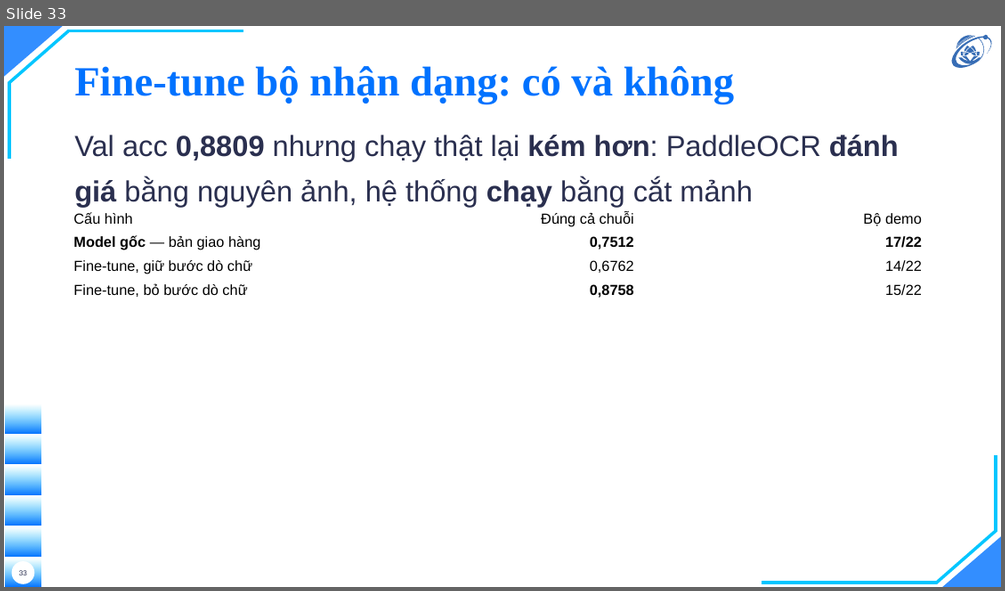
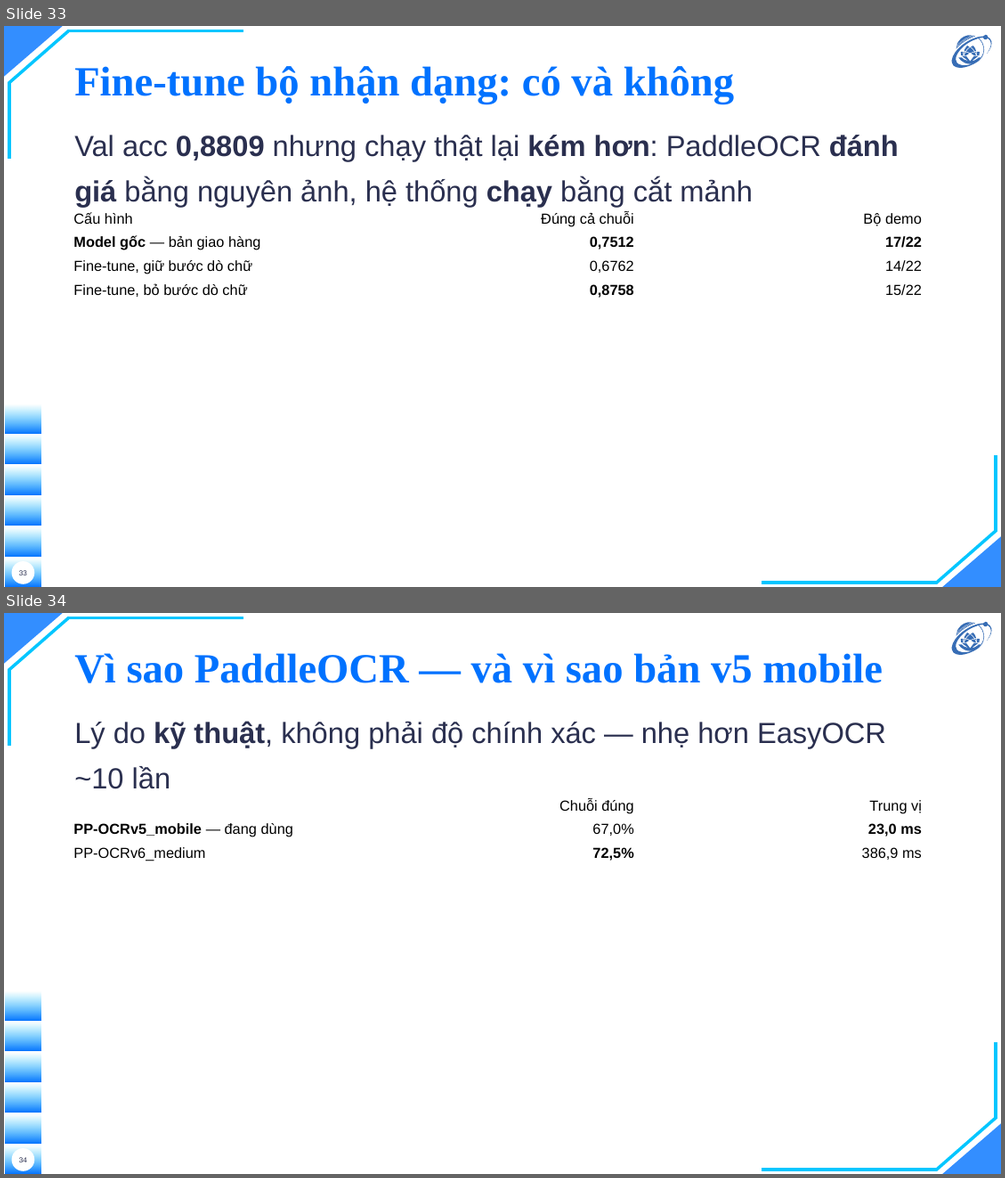
Before and after one commit to hieunguyen2604/alpr-do-an-mon-hoc, a slide deck: docs/slides/slides.pptx. Shown one above the other, each under a label of ours: slide 33 before the commit, slides 33 and 34 after it. The pictures are 1005x591 and 1005x1178 pixels, drawn with LibreOffice and Linux fonts; fonts in the diff are those of the drawing; background and template pictures are left out. Boxes give left, top, right and bottom in pixels: in the first picture for what was removed or moved away, otherwise in the second. Text is boxed around its words. In the diff, an @@ line names an element or a change of style, - is before the commit and + after.

```diff
--- a/docs/slides/slides.pptx
+++ b/docs/slides/slides.pptx
@@ slide 34 added at (x1=4, y1=613, x2=1001, y2=1174), background picture (left out); not listed: 16 template elements that a slide beside it also shows @@
@@ title added at (x1=74, y1=653, x2=882, y2=683), 40 pt, text #0072FF, bold @@
+Vì sao PaddleOCR — và vì sao bản v5 mobile
@@ text added at (x1=74, y1=721, x2=886, y2=789), 28 pt, text #2A2F4F @@
+Lý do kỹ thuật, không phải độ chính xác — nhẹ hơn EasyOCR ~10 lần
@@ table added at (x1=66, y1=794, x2=930, y2=1118), 3 rows, 3 columns @@
+ | Chuỗi đúng | Trung vị
+PP-OCRv5_mobile — đang dùng | 67,0% | 23,0 ms
+PP-OCRv6_medium | 72,5% | 386,9 ms
@@ page number added at (x1=19, y1=1157, x2=27, y2=1162), 7 pt, text #2A2F4F @@
+34
```
Also in this commit, not shown: 1 other slide added, 37 other files.
